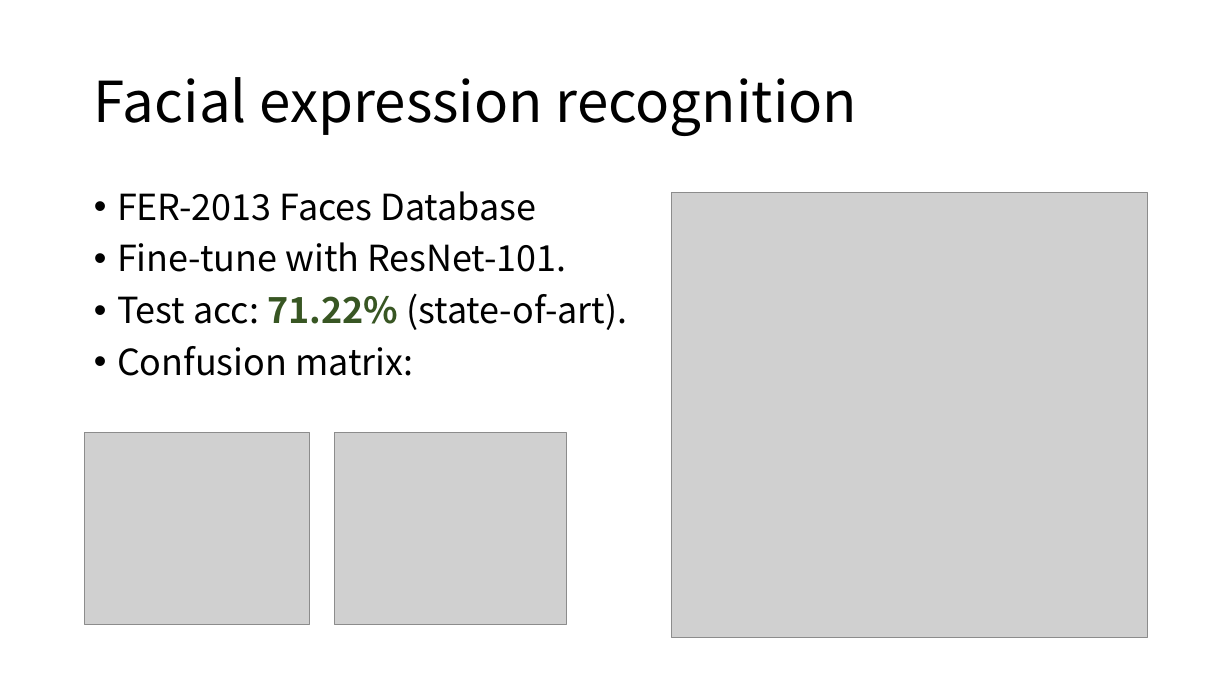
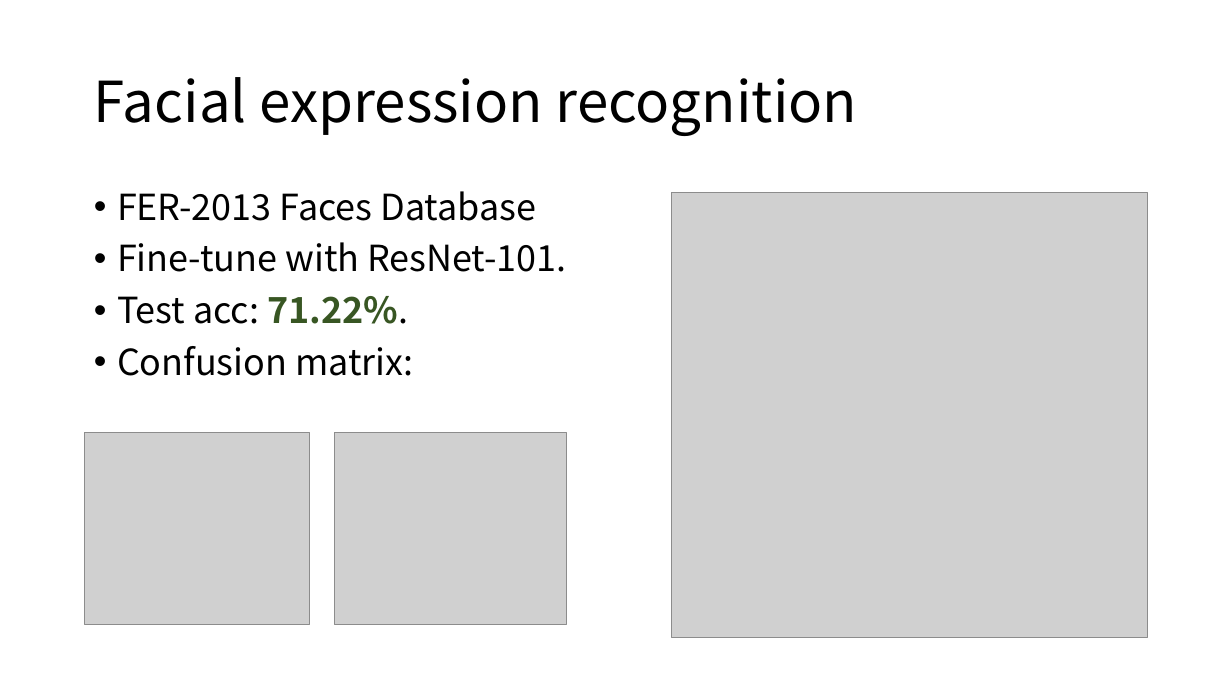
Before and after one commit to AbelHu/OpenCV_on_Raspberry_Pi, a slide deck: slide 6 of AI_exploration_and_demo.pptx. Drawn at 1232x693 pixels with LibreOffice and Linux fonts; fonts in the diff are those of the drawing; grey boxes stand for pictures. Boxes give left, top, right and bottom in pixels: in the first picture for what was removed or moved away, otherwise in the second. Text is boxed around its words. In the diff, an @@ line names an element or a change of style, - is before the commit and + after.

```diff
--- a/AI_exploration_and_demo.pptx
+++ b/AI_exploration_and_demo.pptx
@@ text at (117,296,408,324): text changed @@
-• Test acc: 71.22% (state-of-art).
+• Test acc: 71.22%.
```
Also in this commit, not shown: 6 other slides changed, 1 slide added, 1 slide removed, 1 other file.
